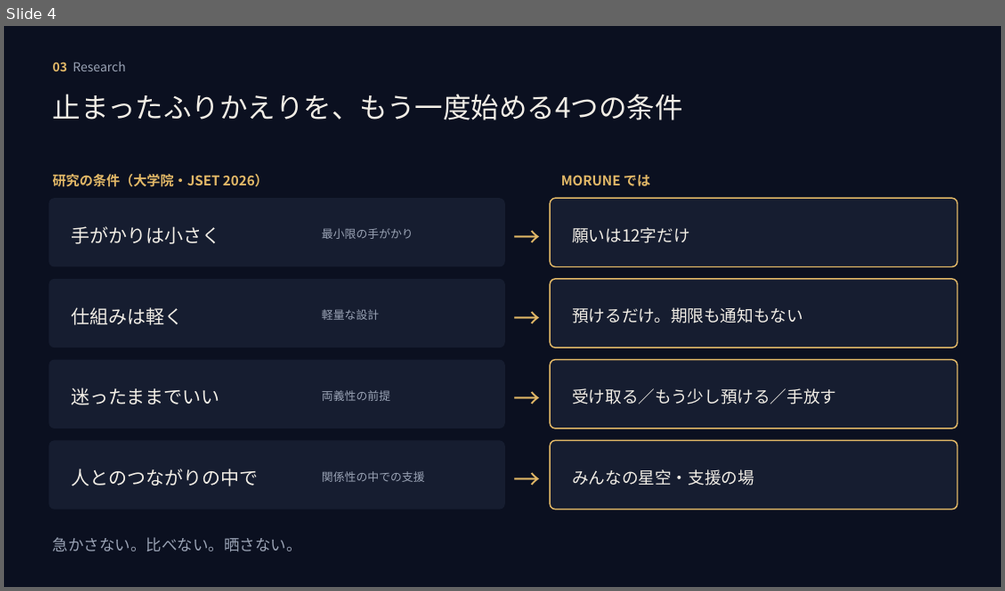
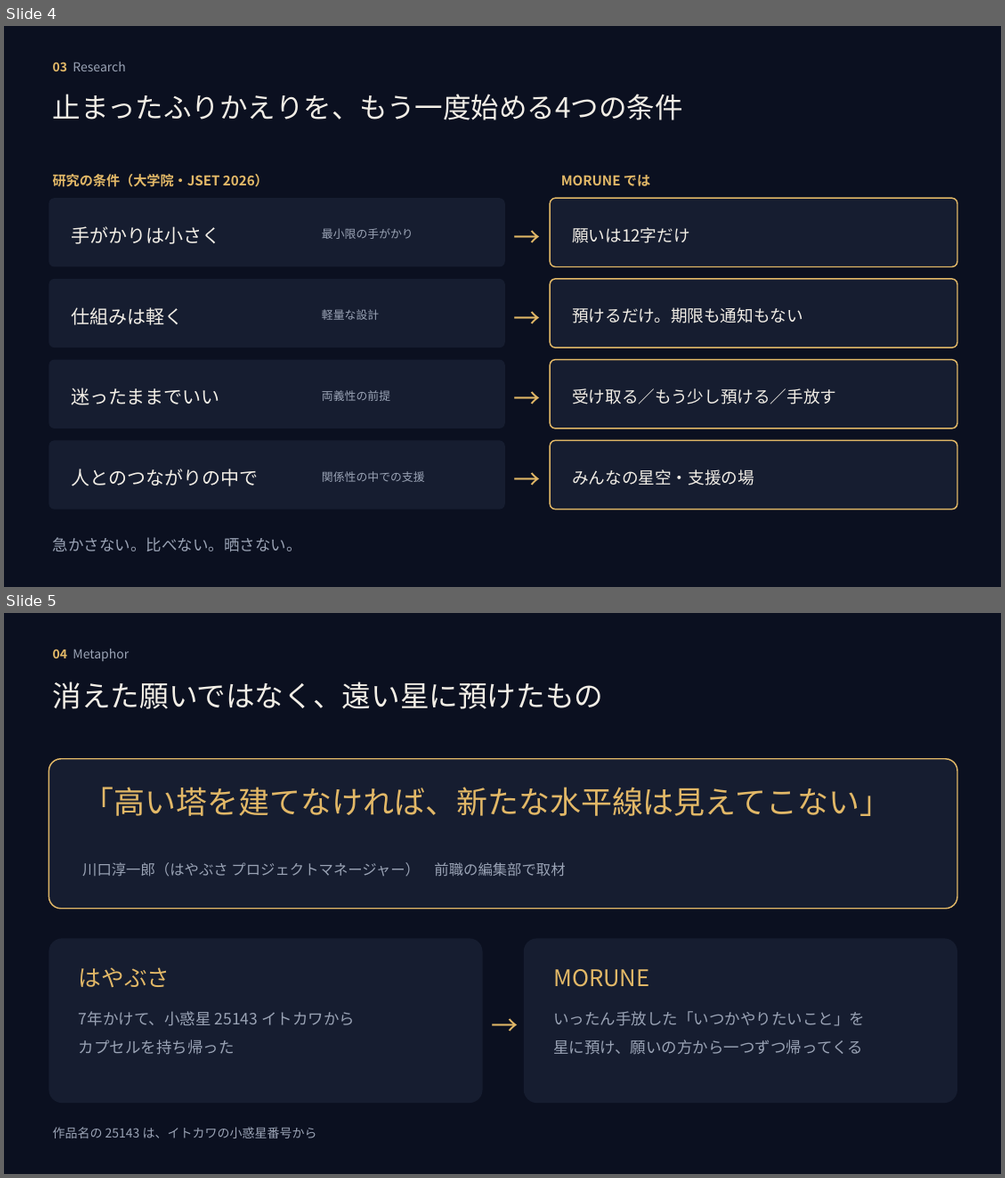
Before and after one commit to mai-san447/hello-earth-25143, a slide deck: deliverables/2026-10-11-gga-selection/MORUNE25143_GGAセレクション_2026-10-12.pptx. Shown one above the other, each under a label of ours: slide 4 before the commit, slides 4 and 5 after it. The pictures are 1005x591 and 1005x1178 pixels, drawn with LibreOffice and Linux fonts; fonts in the diff are those of the drawing. Boxes give left, top, right and bottom in pixels: in the first picture for what was removed or moved away, otherwise in the second. Text is boxed around its words. In the diff, an @@ line names an element or a change of style, - is before the commit and + after.

```diff
--- a/deliverables/2026-10-11-gga-selection/MORUNE25143_GGAセレクション_2026-10-12.pptx
+++ b/deliverables/2026-10-11-gga-selection/MORUNE25143_GGAセレクション_2026-10-12.pptx
@@ slide 5 added at box(4, 613, 1001, 1174), background #0B1020 @@
@@ text added at box(53, 649, 129, 661), 12 pt, text #9AA3B5 @@
+04 Metaphor
@@ text added at box(53, 682, 604, 709), 28 pt, text #F2EEE6 @@
+消えた願いではなく、遠い星に預けたもの
@@ rounded rectangle added at box(48, 759, 957, 908), fill #161D30, outline #E2B867 1.25 pt @@
@@ text added at box(82, 787, 890, 816), 30 pt, text #E2B867 @@
+「高い塔を建てなければ、新たな水平線は見えてこない」
@@ text added at box(82, 862, 565, 876), 14 pt, text #9AA3B5 @@
+川口淳一郎（はやぶさ プロジェクトマネージャー） 前職の編集部で取材
@@ rounded rectangle added at box(48, 938, 483, 1103), fill #161D30 @@
@@ rounded rectangle added at box(524, 938, 957, 1103), fill #161D30 @@
@@ text added at box(79, 967, 170, 987), 22 pt, text #E2B867 @@
+はやぶさ
@@ text added at box(553, 969, 649, 987), 22 pt, text #E2B867 @@
+MORUNE
@@ text added at box(79, 1011, 355, 1054), 15 pt, text #9AA3B5 @@
+7年かけて、小惑星 25143 イトカワから
+カプセルを持ち帰った
@@ text added at box(486, 998, 524, 1043), 26 pt, text #E2B867 @@
+→
@@ text added at box(553, 1011, 865, 1054), 15 pt, text #9AA3B5 @@
+いったん手放した「いつかやりたいこと」を
+星に預け、願いの方から一つずつ帰ってくる
@@ text added at box(53, 1127, 317, 1138), 12 pt, text #9AA3B5 @@
+作品名の 25143 は、イトカワの小惑星番号から
```
Also in this commit, not shown: 2 slides changed, 1 slide removed, 2 other files.
